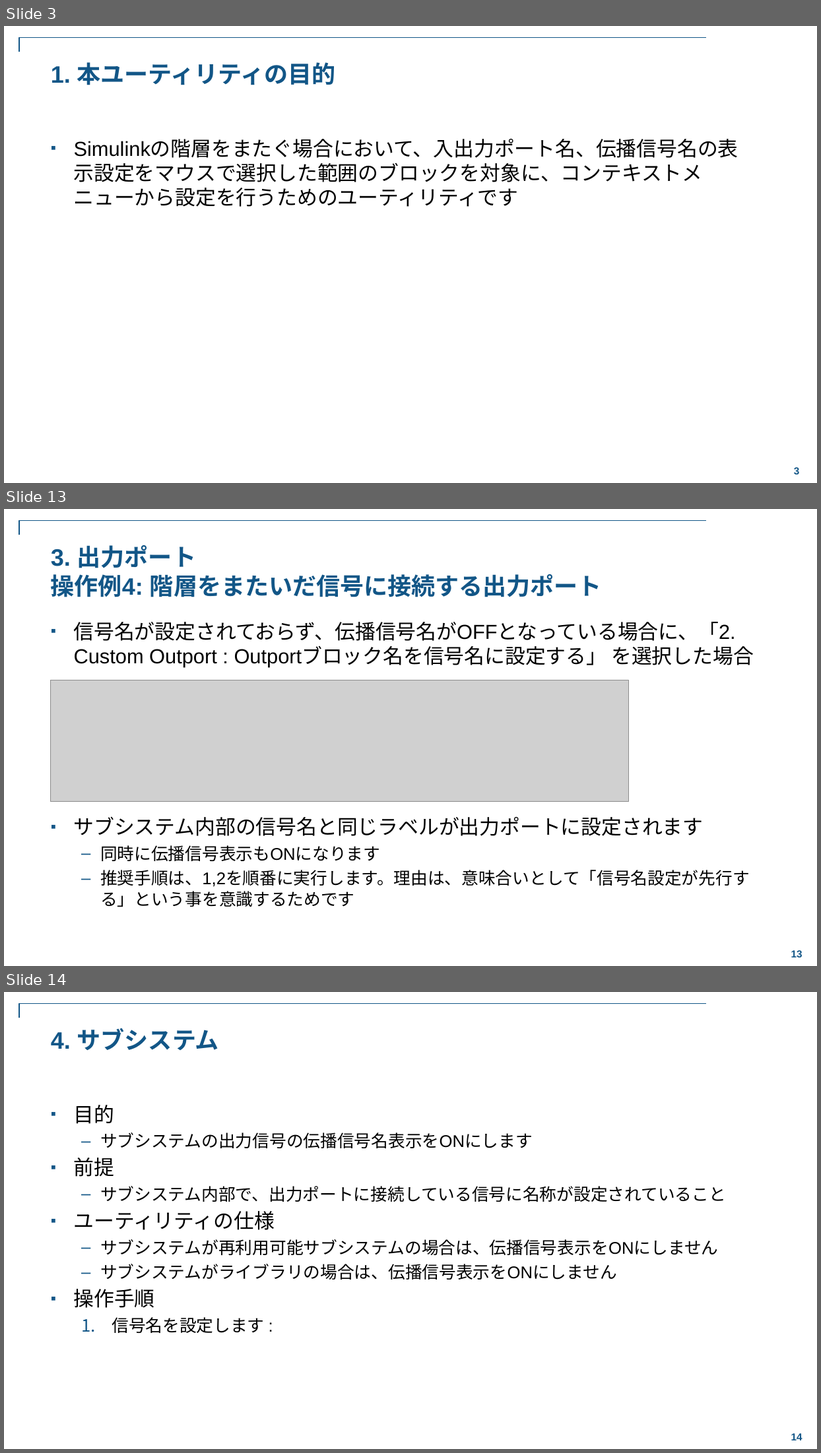
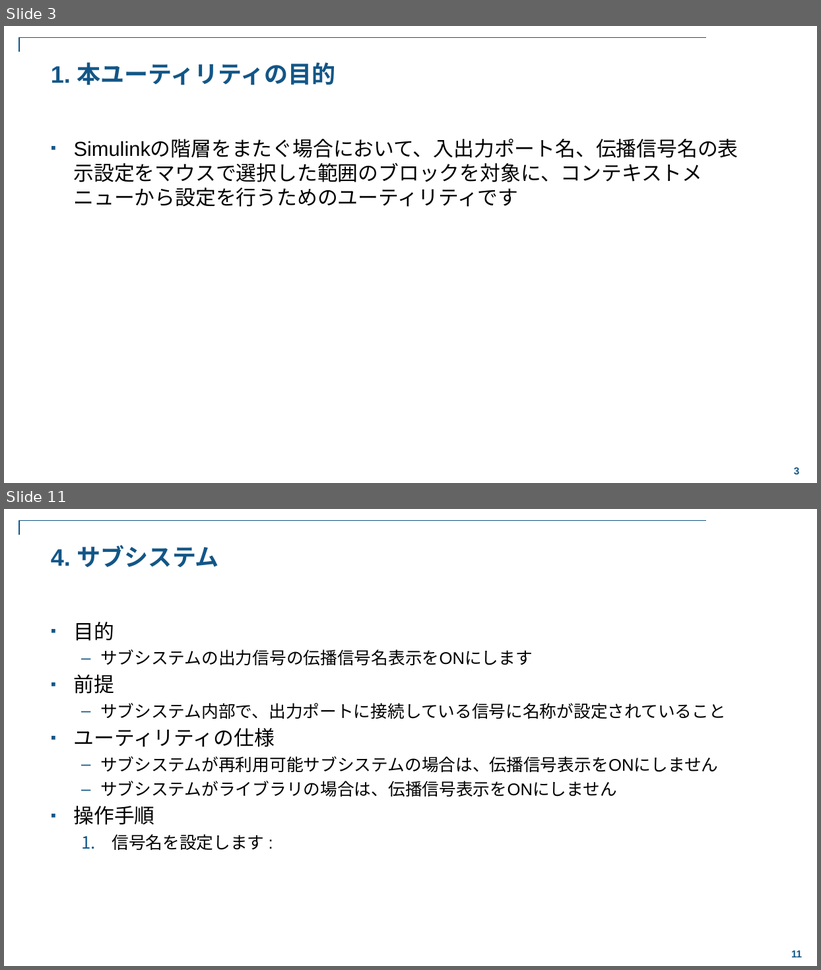
Before and after one commit to stozaki-mathworks/SetInheritedPortName-Simulink-Utility, a slide deck: doc/Simulink_Utility_SetInheritedPortName.pptx. Shown one above the other, each under a label of ours: slides 3, 13 and 14 before the commit, slides 3 and 11 after it; the slides between them are not shown. The pictures are 821x1453 and 821x970 pixels, drawn with LibreOffice and Linux fonts; fonts in the diff are those of the drawing; grey boxes stand for pictures; background and template pictures are left out. Boxes give left, top, right and bottom in pixels: in the first picture for what was removed or moved away, otherwise in the second. Text is boxed around its words. In the diff, an @@ line names an element or a change of style, - is before the commit and + after.

Commit message:
<Update> ドキュメント及びライブラリファイル
1. ドキュメントを更新
2. サンプルモデルで使用しているライブラリを追加

```diff
--- a/doc/Simulink_Utility_SetInheritedPortName.pptx
+++ b/doc/Simulink_Utility_SetInheritedPortName.pptx
@@ slide 13 removed at <box>4,509,817,966</box>, background #FFFFFF; not listed: 2 template elements that a slide beside it also shows @@
@@ title removed at <box>51,545,602,597</box> @@
-3. 出力ポート
-操作例4: 階層をまたいだ信号に接続する出力ポート
@@ text removed at <box>74,622,754,908</box> @@
-▪ 信号名が設定されておらず、伝播信号名がOFFとなっている場合に、「2. Custom Outport : Outportブロック名を信号名に設定する」 を選択した場合
-▪ サブシステム内部の信号名と同じラベルが出力ポートに設定されます
-  – 同時に伝播信号表示もONになります
-  – 推奨手順は、1,2を順番に実行します。理由は、意味合いとして「信号名設定が先行する」という事を意識するためです
@@ picture removed at <box>50,681,628,802</box> @@
@@ what was slide 14 is now slide 11 @@
@@ page number at <box>791,951,802,958</box>: text changed @@
-14
+11
```
Also in this commit, not shown: 10 slides changed, 2 other slides removed, 2 other files.
